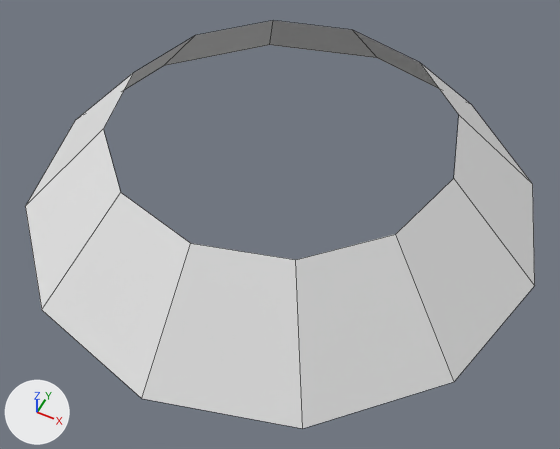
The OBJ model Assets/Meshes/fx_dash.obj: old version first, new version second.
Before and after are seen from a 50 mm lens placed at (0.538, -1.089, 1.259), pointed at (0.018, -0.048, -0.043). The lights are fixed; the arrows at lower left show +X, +Y and +Z. Mesh edges are drawn as thin lines. Where no turn or scale is listed for an object, it has been applied to the vertices.

In view in the first picture: 'fx_dash'.
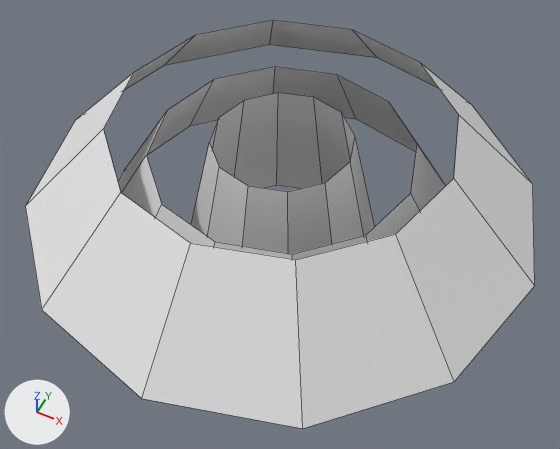
Changed parts and their boxes [x1, y1, x2, y2] in the pictures (560 x 449 px):
part 1 of me_fx_dash, added
    after: [191, 93, 375, 254]
part 2 of me_fx_dash, added
    after: [118, 67, 446, 260]

The change, as a list of edits to the scene's bpy script:
```text
Change me_fx_dash:
    where me_fx_dash.from_pydata(...)  # 24 vertices, 12 faces; spans x -0.571..0.571, y -0.571..0.571, z 0.0..0.215
    used by ob_fx_dash; location = (0.0, 0.0, 0.0)
    me_fx_dash part 1: the loose piece of 24 vertices spanning x -0.571..0.571, y -0.571..0.571, z 0.0..0.215 is copied, and the copy is scaled about its middle by (0.42, 0.42, 1.76), then moved by (0.0, 0.0, -0.129); it spans x -0.24..0.24, y -0.24..0.24, z -0.21..0.168
    me_fx_dash part 2: the loose piece of 24 vertices spanning x -0.571..0.571, y -0.571..0.571, z 0.0..0.215 is copied, and the copy is scaled about its middle by (0.788, 0.788, 1.21), then moved by (0.0, 0.0, -0.1); it spans x -0.451..0.451, y -0.451..0.451, z -0.123..0.138
```
